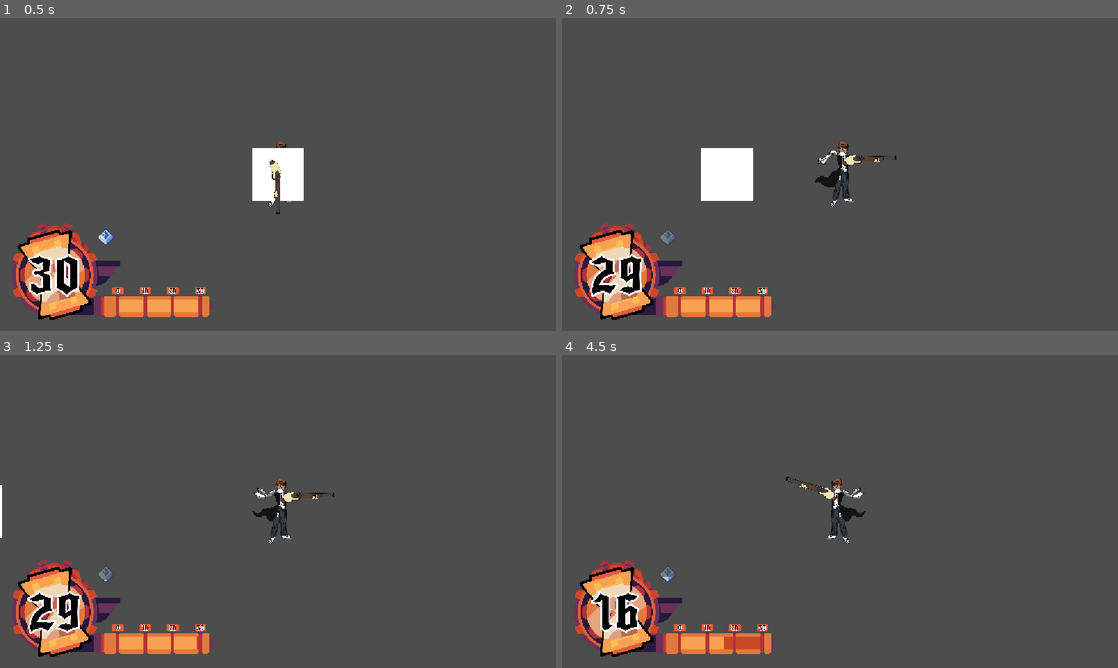
Above: before the commit, frames 1-4 (two rows, left to right).
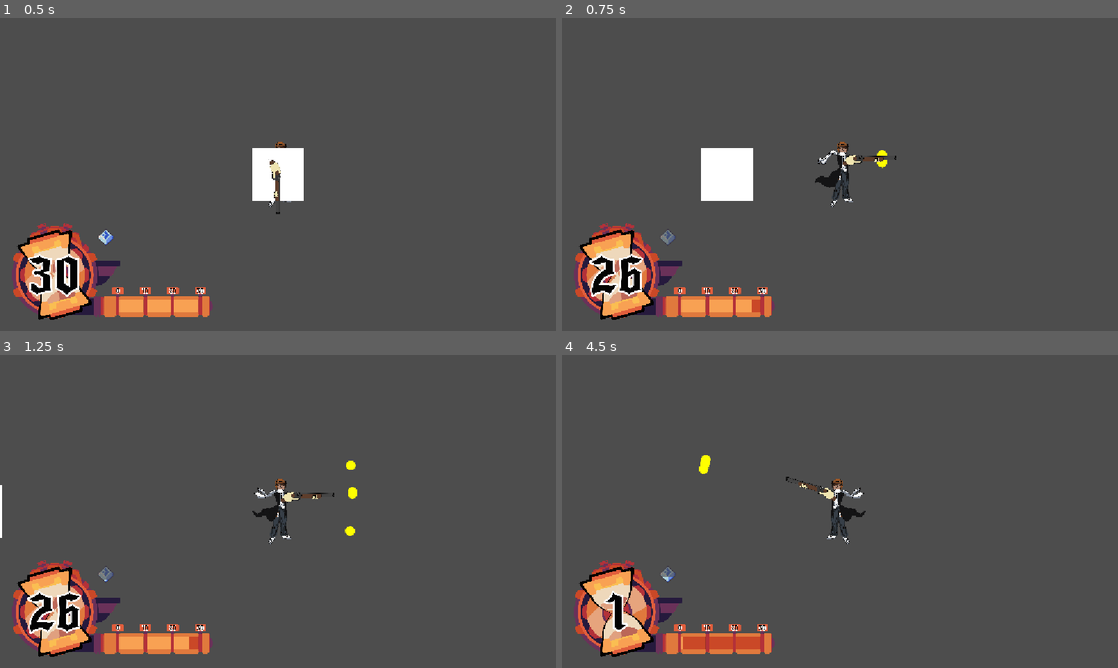
Above: after the commit, the same moments.

Repository: chiefpat450119/GMTK-2026
Game: Godot game, scene res://scenes/test/test_upgrade_system_with_hud.tscn
The game is run twice, just before and just after one commit, with the same random seed, the same clock (stepped at 60 frames per second) and the same inputs. This scene is started directly instead of the project's main scene. The engine's default icon, where the game draws it, is replaced by a stand-in: a white triangle on a blue panel in a dark square.
Inputs (mouse positions are in pixels of both pictures, inside the frame that each line leads up to):
- Up to frame 1 (0.5 s): no input
- Up to frame 2 (0.75 s): tap Enter at 0.5 s; move the mouse to (962, 158) at 0.52 s; hold D (Right) from 0.53 s (still down); tap Shift (Dash) at 0.6 s; click (962, 158) at 0.67 s
- Up to frame 3 (1.25 s): keep holding D (Right)
- Up to frame 4 (4.5 s): release D (Right) at 1.25 s; drag from (728, 527) to (812, 574) at 1.27 s; move the mouse to (895, 442) at 2.02 s; hold D (Right) 2.03-2.75 s; tap U at 2.1 s; click (895, 442) at 2.17 s; drag from (812, 574) to (673, 464) at 2.77 s; move the mouse to (1006, 558) at 3.52 s; hold A (Left) 3.53-4.25 s; tap Shift (Dash) at 3.6 s; click (1006, 558) at 3.67 s; drag from (673, 464) to (756, 433) at 4.27 s

Frame 1 is identical in both runs. In frame 2, 0.3% of the frame differs, in the area x 10-59%, y 42-94%; in frame 3, 0.4%; in frame 4, 1.1%, in the area x 5-30%, y 32-94%.
Error before the commit: Invalid call. Nonexistent function 'current_val' in base 'Nil'. (res://scenes/entities/weapons/gun.gd:53)

Commit message:
feat:gun selector
still broken

Diff:
--- a/resources/gun_data/machinegun_data.tres
+++ b/resources/gun_data/machinegun_data.tres
@@ -1,7 +1,13 @@
 [gd_resource type="Resource" script_class="GunData" format=3 uid="uid://dg6iaxb5qyxtn"]
 
+[ext_resource type="PackedScene" uid="uid://eejo2uww04cy" path="res://scenes/entities/weapons/machine_gun.tscn" id="1_307ol"]
 [ext_resource type="Script" uid="uid://cbngjjj8jpc1y" path="res://resources/gun_data/gun_data.gd" id="1_cwyi0"]
+[ext_resource type="Texture2D" uid="uid://rm3atufxtnw1" path="res://assets/yi.webp" id="2_kj1wo"]
 
 [resource]
 script = ExtResource("1_cwyi0")
+title = "Machine Gun "
+description = "pewpewpewpewpewe"
+icon = ExtResource("2_kj1wo")
+gun_scene = ExtResource("1_307ol")
 metadata/_custom_type_script = "uid://cbngjjj8jpc1y"
--- a/scenes/test/test_upgrade_system_with_hud.tscn
+++ b/scenes/test/test_upgrade_system_with_hud.tscn
@@ -32,11 +32,7 @@
 
 [node name="Shotgun" parent="Player" index="3" unique_id=933200610]
 base_fire_cooldown = 0.5
-base_spread = 0.0
 base_cost = 3.0
-fire_cooldown_stat = null
-shot_spread_stat = null
-shot_cost_stat = null
 
 [node name="TimeHud" parent="." unique_id=1439624027 instance=ExtResource("9_rlr3w")]
 
--- a/scenes/ui/card_ui.gd
+++ b/scenes/ui/card_ui.gd
@@ -2,8 +2,8 @@
 extends Control
 ## One selectable upgrade card.
 ##
-## Stateless until setup() fills it in. Emits selected() with the Upgrade it is
-## showing so the owning UpgradeUI can apply it.
+## Stateless until setup() fills it in. Emits selected() with the GunData it is
+## showing so the owning GunUI can apply it.
 
 signal selected(upgrade: Upgrade)
 
@@ -28,7 +28,6 @@
 	if upgrade.icon:
 		icon_rect.texture = upgrade.icon
 
-
 func _gui_input(event: InputEvent) -> void:
 	if _upgrade == null:
 		return
--- a/scenes/ui/card_ui.tscn
+++ b/scenes/ui/card_ui.tscn
@@ -34,6 +34,8 @@
 custom_minimum_size = Vector2(780, 1080)
 layout_mode = 3
 anchors_preset = 0
+offset_right = 780.0
+offset_bottom = 1080.0
 script = ExtResource("0_cardui")
 icon_rect = NodePath("TextureRect")
 title_label = NodePath("Upgrade Name")
--- a/scenes/ui/gun_select/gun_card_ui.gd
+++ b/scenes/ui/gun_select/gun_card_ui.gd
@@ -1,5 +1,5 @@
 class_name GunCardUI
-extends Control
+extends Button
 
 signal selected(gun: GunData)
 
@@ -10,6 +10,8 @@
 var _gun : GunData
 
 func _ready() -> void:
+
+	pressed.connect(_on_pressed)
 	# The root handles the click, so nothing layered on top may swallow it.
 	for child in get_children():
 		if child is Control:
@@ -24,6 +26,12 @@
 	icon_rect.texture = gun.icon
 
 
+func _on_pressed():
+	if _gun == null:
+		return
+	accept_event()
+	selected.emit(_gun)
+
 func _gui_input(event: InputEvent) -> void:
 	if _gun == null:
 		return
--- a/scenes/ui/gun_select/gun_card_ui.tscn
+++ b/scenes/ui/gun_select/gun_card_ui.tscn
@@ -1,6 +1,6 @@
 [gd_scene format=3 uid="uid://bv7af1ysf63gs"]
 
-[ext_resource type="Script" uid="uid://iw6luqohidvw" path="res://scenes/ui/card_ui.gd" id="1_idpx1"]
+[ext_resource type="Script" uid="uid://1o5vjrgx1dm4" path="res://scenes/ui/gun_select/gun_card_ui.gd" id="1_idpx1"]
 [ext_resource type="Texture2D" uid="uid://5tf61ktnx73i" path="res://assets/CARDPARTS/BACKLAYER(1).png" id="2_43dvm"]
 [ext_resource type="Texture2D" uid="uid://c4e1t0xaniefw" path="res://assets/CARDPARTS/FRAME_GEMLESS(4A).png" id="3_xtlgu"]
 [ext_resource type="Texture2D" uid="uid://bdkje1x7ylw03" path="res://assets/CARDPARTS/FRAME_GEM(4B).png" id="4_msvuu"]
@@ -30,9 +30,8 @@
 atlas = ExtResource("6_vul66")
 region = Rect2(600, 0, 780, 0)
 
-[node name="GunCardUI" type="Control" unique_id=1354915375 node_paths=PackedStringArray("icon_rect", "title_label", "description_label")]
+[node name="GunCardUI" type="Button" unique_id=392996201 node_paths=PackedStringArray("icon_rect", "title_label", "description_label")]
 custom_minimum_size = Vector2(776.25, 1080)
-layout_mode = 3
 anchors_preset = 8
 anchor_left = 0.5
 anchor_top = 0.5
--- a/scenes/ui/gun_select/gun_select_ui.tscn
+++ b/scenes/ui/gun_select/gun_select_ui.tscn
@@ -6,8 +6,8 @@
 [ext_resource type="Resource" uid="uid://cvhv6ywpyycqb" path="res://resources/gun_data/shotgun_data.tres" id="4_i0h2r"]
 [ext_resource type="Resource" uid="uid://dg6iaxb5qyxtn" path="res://resources/gun_data/machinegun_data.tres" id="5_ocijn"]
 [ext_resource type="Script" uid="uid://cwms6snwyjyb2" path="res://resources/events/game_event_listener.gd" id="6_7j4gv"]
-[ext_resource type="PackedScene" uid="uid://w4n0uswly8he" path="res://scenes/ui/card_ui.tscn" id="7_gxd6n"]
 [ext_resource type="Resource" uid="uid://bedsny34haj0h" path="res://resources/events/event_channels/gun_offer_event.tres" id="7_hcs37"]
+[ext_resource type="PackedScene" uid="uid://bv7af1ysf63gs" path="res://scenes/ui/gun_select/gun_card_ui.tscn" id="8_hcs37"]
 
 [node name="GunSelectUI" type="CanvasLayer" unique_id=1589139226 node_paths=PackedStringArray("offer_listener", "card_row")]
 script = ExtResource("1_h18ig")
@@ -27,6 +27,7 @@
 anchor_bottom = 1.0
 grow_horizontal = 2
 grow_vertical = 2
+mouse_filter = 1
 color = Color(0, 0, 0, 0.6)
 
 [node name="HBoxContainer" type="HBoxContainer" parent="." unique_id=921386337]
@@ -45,11 +46,11 @@
 pivot_offset = Vector2(1170, 540)
 size_flags_horizontal = 3
 
-[node name="CardUI" parent="HBoxContainer" unique_id=1354915375 instance=ExtResource("7_gxd6n")]
+[node name="GunCardUI" parent="HBoxContainer" unique_id=1354915375 instance=ExtResource("8_hcs37")]
 layout_mode = 2
 
-[node name="CardUI2" parent="HBoxContainer" unique_id=1716712220 instance=ExtResource("7_gxd6n")]
+[node name="GunCardUI2" parent="HBoxContainer" unique_id=520374598 instance=ExtResource("8_hcs37")]
 layout_mode = 2
 
-[node name="CardUI3" parent="HBoxContainer" unique_id=1819999142 instance=ExtResource("7_gxd6n")]
+[node name="GunCardUI3" parent="HBoxContainer" unique_id=1770567570 instance=ExtResource("8_hcs37")]
 layout_mode = 2
